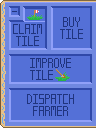
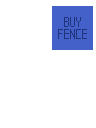
The second 96 x 128 image is a revision of the first. Changes to its layers:
hid "Button", painted on it over box(9, 6, 21, 18)
hid "Button copy", painted on it over box(9, 6, 48, 51)
hid "Button copy #2", painted on it over box(51, 6, 93, 51)
added layer "Button copy #2 pressed" above "Button copy #3" over box(52, 6, 93, 50)
hid "Button copy #3", painted on it over box(9, 54, 93, 85)
hid "Button copy #1", painted on it over box(9, 88, 93, 123)
hid "Top" over box(0, 0, 96, 128)
